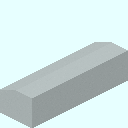
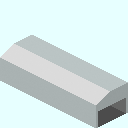
Layered file, before and after one edit (128 × 128). Changes by layer:
hid group "W" (7 layers) over (x1=0, y1=35, x2=128, y2=128)
hid group "E" (8 layers) over (x1=0, y1=35, x2=128, y2=128)
painted on "Wire #1" over (x1=34, y1=81, x2=128, y2=128)
showed group "S" (8 layers) over (x1=0, y1=35, x2=128, y2=128)
added layer "Shutter" in group "S" over (x1=98, y1=98, x2=126, y2=127)
"クリップボード #2": opacity 6% → 4%, blend darken → soft light over (x1=0, y1=35, x2=128, y2=128)
